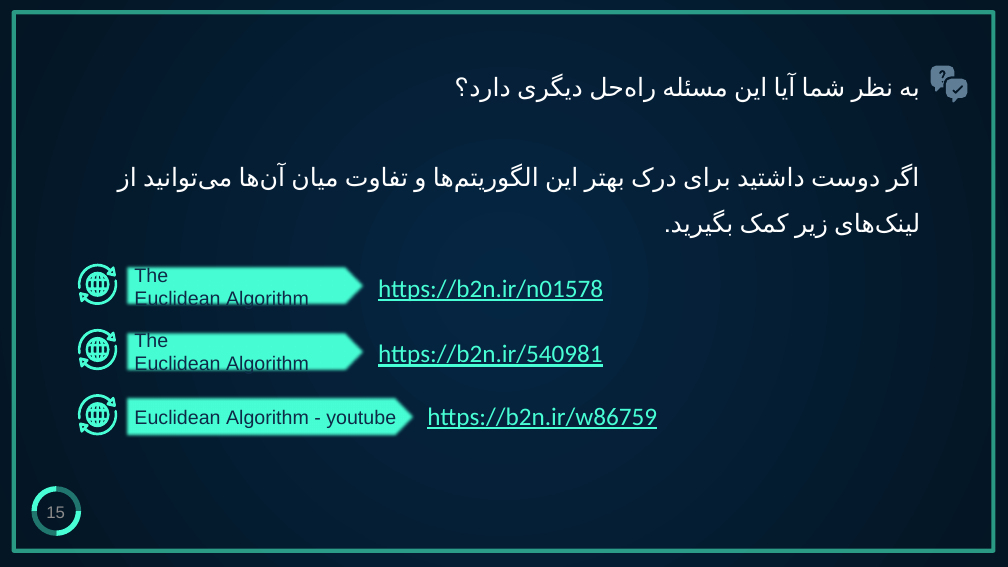
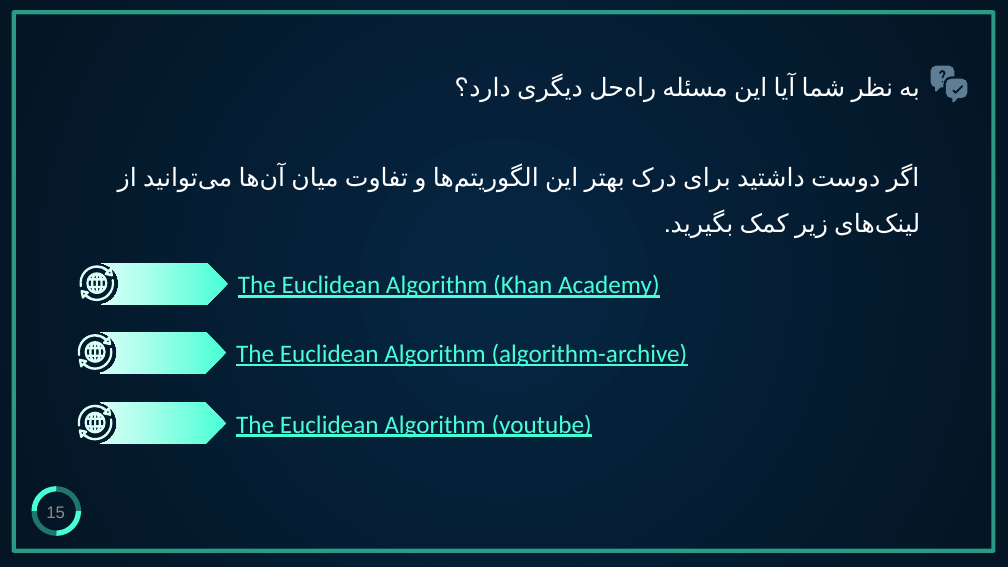
Before and after one commit to aut-ce/CE102-C-Lab, a slide deck: slide 15 of Lab/3-pseudocode/C-Lab_pseudocode.pptx. Drawn at 1008x567 pixels with LibreOffice and Linux fonts; fonts in the diff are those of the drawing. Boxes give left, top, right and bottom in pixels: in the first picture for what was removed or moved away, otherwise in the second. Text is boxed around its words. In the diff, an @@ line names an element or a change of style, - is before the commit and + after.

```diff
--- a/Lab/3-pseudocode/C-Lab_pseudocode.pptx
+++ b/Lab/3-pseudocode/C-Lab_pseudocode.pptx
@@ freeform shape added at [102, 263, 229, 305], fill gradient #48FFD5 to #B6FFEE to #DAFFF7 @@
@@ vertical alignment middle to top; fill #48FFD5 to none in 3 elements at [236, 415, 592, 438], [236, 344, 688, 367], [238, 275, 660, 298] @@
@@ text "The Euclidean Algorithm (Khan Academy)": place and size @@
-text "The Euclidean Algorithm (Khan Academy)" at [124, 265, 368, 307]
+text "The Euclidean Algorithm (Khan Academy)" at [238, 275, 660, 298]
@@ fill #48FFD5 to #DAFFF7; outline redrawn in 3 elements at [79, 265, 113, 287], [87, 272, 108, 294], [81, 279, 115, 301] @@
@@ text at [238, 275, 660, 298]: text changed; size 14 to 18 pt; font Arial to Calibri; text colour #0E2A47 to #48FFD5 @@
-The Euclidean Algorithm
+The Euclidean Algorithm (Khan Academy)
@@ text removed at [378, 279, 603, 301] @@
-https://b2n.ir/n01578
@@ freeform shape: place and size @@
-freeform shape at [77, 329, 116, 354]
+freeform shape at [77, 335, 111, 357]
@@ freeform shape: place and size @@
-freeform shape at [79, 345, 118, 370]
+freeform shape at [79, 348, 113, 370]
@@ freeform shape: place and size @@
-freeform shape at [86, 337, 110, 362]
+freeform shape at [85, 341, 106, 363]
@@ freeform shape added at [100, 332, 227, 374], fill gradient #48FFD5 to #B6FFEE to #DAFFF7 @@
@@ text "The Euclidean Algorithm (algorithm-archive)": place and size @@
-text "The Euclidean Algorithm (algorithm-archive)" at [124, 331, 368, 373]
+text "The Euclidean Algorithm (algorithm-archive)" at [236, 344, 688, 367]
@@ text at [236, 344, 688, 367]: text changed; size 14 to 18 pt; font Arial to Calibri; text colour #0E2A47 to #48FFD5 @@
-The Euclidean Algorithm
+The Euclidean Algorithm (algorithm-archive)
@@ text removed at [378, 344, 602, 367] @@
-https://b2n.ir/540981
@@ fill #48FFD5 to #DAFFF7 in 6 elements at [79, 348, 113, 370], [85, 341, 106, 363], [77, 335, 111, 357], [79, 418, 113, 440], [85, 411, 106, 433], [77, 405, 111, 427] @@
@@ freeform shape: place and size @@
-freeform shape at [77, 394, 116, 419]
+freeform shape at [77, 405, 111, 427]
@@ freeform shape: place and size @@
-freeform shape at [79, 410, 118, 435]
+freeform shape at [79, 418, 113, 440]
@@ freeform shape: place and size @@
-freeform shape at [86, 402, 110, 427]
+freeform shape at [85, 411, 106, 433]
@@ freeform shape added at [100, 402, 227, 445], fill gradient #48FFD5 to #B6FFEE to #DAFFF7 @@
@@ text "The Euclidean Algorithm (youtube)": place and size @@
-text "The Euclidean Algorithm (youtube)" at [124, 395, 418, 437]
+text "The Euclidean Algorithm (youtube)" at [236, 415, 592, 438]
@@ text at [236, 415, 592, 438]: text changed; size 14 to 18 pt; font Arial to Calibri; text colour #0E2A47 to #48FFD5 @@
-Euclidean Algorithm - youtube
+The Euclidean Algorithm (youtube)
@@ text removed at [427, 407, 657, 429] @@
-https://b2n.ir/w86759
```
Also in this commit, not shown: 7 other slides changed, 1 other file.
